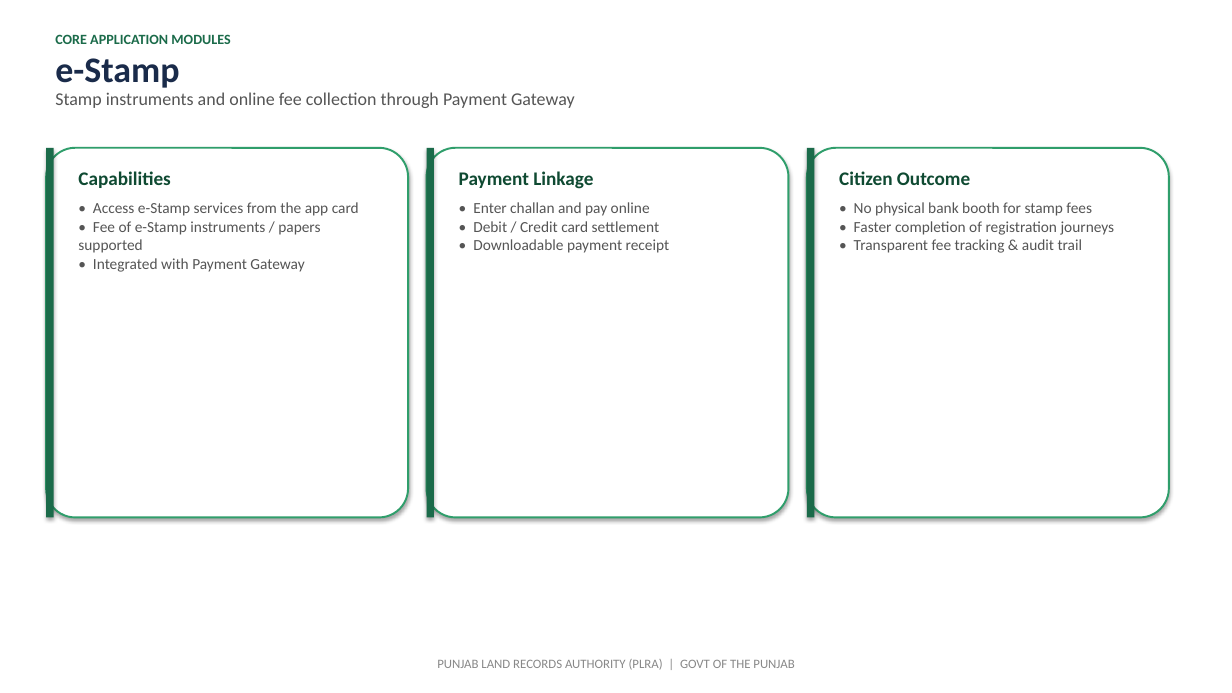
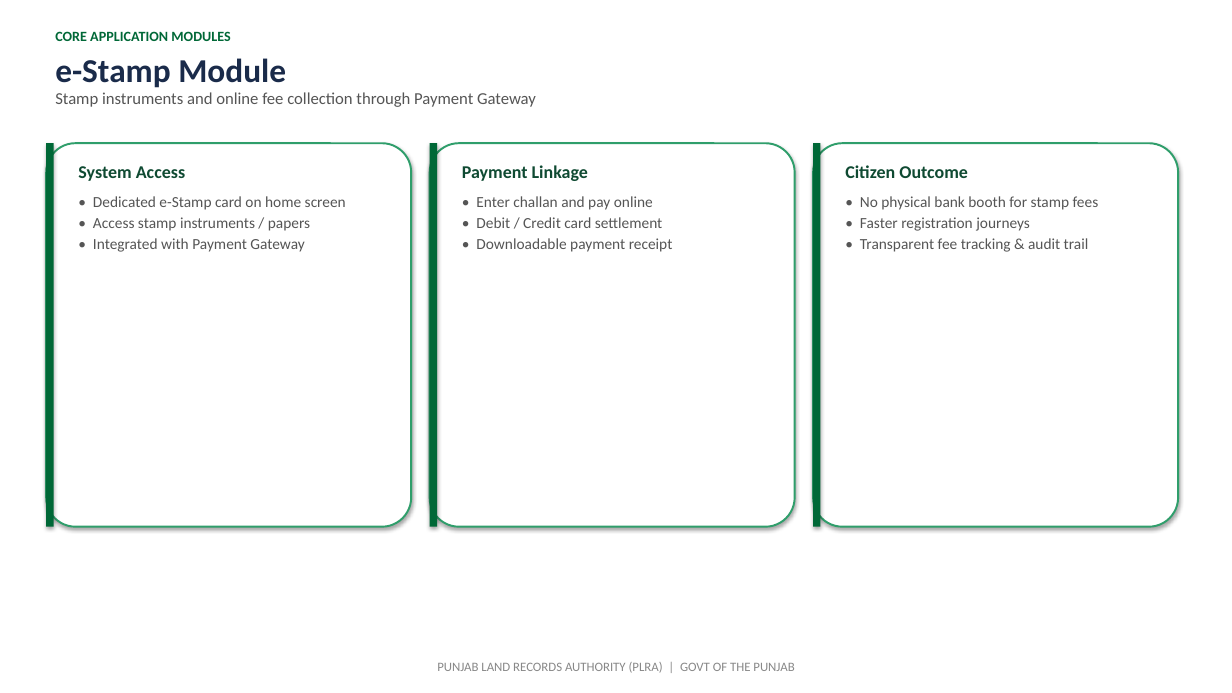
Before and after one commit to GulraizAhmed/GulraizAhmed, a slide deck: slide 18 of Punjab_Zameen_Application.pptx (slide 20 before the commit). Drawn at 1232x693 pixels with LibreOffice and Linux fonts; fonts in the diff are those of the drawing. Boxes give left, top, right and bottom in pixels: in the first picture for what was removed or moved away, otherwise in the second. Text is boxed around its words. In the diff, an @@ line names an element or a change of style, - is before the commit and + after.

```diff
--- a/Punjab_Zameen_Application.pptx
+++ b/Punjab_Zameen_Application.pptx
@@ text "CORE APPLICATION MODULES" at (x1=55, y1=31, x2=230, y2=41): text colour #1B6B4A to #006837; more space between paragraphs @@
@@ text at (x1=55, y1=58, x2=286, y2=88): text changed; size 28 to 26 pt @@
-e-Stamp
+e-Stamp Module
@@ text "Stamp instruments and online fee ..." at (x1=55, y1=92, x2=536, y2=107): size 14 to 13 pt; more space between paragraphs @@
@@ rounded rectangle resized from (x1=46, y1=148, x2=409, y2=518) to (x1=46, y1=143, x2=411, y2=527) @@
@@ rectangle resized from (x1=46, y1=148, x2=54, y2=518) to (x1=46, y1=143, x2=54, y2=527) @@
@@ rounded rectangle resized from (x1=427, y1=148, x2=789, y2=518) to (x1=430, y1=143, x2=795, y2=527) @@
@@ rectangle resized from (x1=427, y1=148, x2=434, y2=518) to (x1=430, y1=143, x2=437, y2=527) @@
@@ rounded rectangle resized from (x1=807, y1=148, x2=1169, y2=518) to (x1=813, y1=143, x2=1178, y2=527) @@
@@ fill #1B6B4A to #006837 in 3 elements at (x1=46, y1=143, x2=54, y2=527), (x1=430, y1=143, x2=437, y2=527), (x1=813, y1=143, x2=821, y2=527) @@
@@ rectangle resized from (x1=807, y1=148, x2=814, y2=518) to (x1=813, y1=143, x2=821, y2=527) @@
@@ text removed at (x1=78, y1=171, x2=171, y2=188) @@
-Capabilities
@@ text added at (x1=78, y1=166, x2=185, y2=181), 14 pt, text #0F4A32, bold @@
+System Access
@@ text "Payment Linkage" at (x1=462, y1=165, x2=588, y2=181): size 15 to 14 pt; more space between paragraphs @@
@@ text "Citizen Outcome" at (x1=845, y1=165, x2=968, y2=178): size 15 to 14 pt; more space between paragraphs @@
@@ text at (x1=93, y1=196, x2=346, y2=231): text changed @@
-• Access e-Stamp services from the app card
-• Fee of e-Stamp instruments / papers supported
+• Dedicated e-Stamp card on home screen
+• Access stamp instruments / papers
@@ text "• Enter challan and pay ..." at (x1=476, y1=196, x2=673, y2=252): more space between paragraphs @@
@@ text at (x1=860, y1=196, x2=1099, y2=252): more space between paragraphs @@
@@ text at (x1=93, y1=238, x2=304, y2=252): more space between paragraphs @@
@@ text at (x1=860, y1=217, x2=1030, y2=231): text changed @@
-• Faster completion of registration journeys
+• Faster registration journeys
@@ text "PUNJAB LAND RECORDS AUTHORITY (PLRA) ..." at (x1=437, y1=662, x2=794, y2=673): more space between paragraphs @@
```
Also in this commit, not shown: 16 other slides changed, 7 slides added, 7 slides removed, 2 other files.
